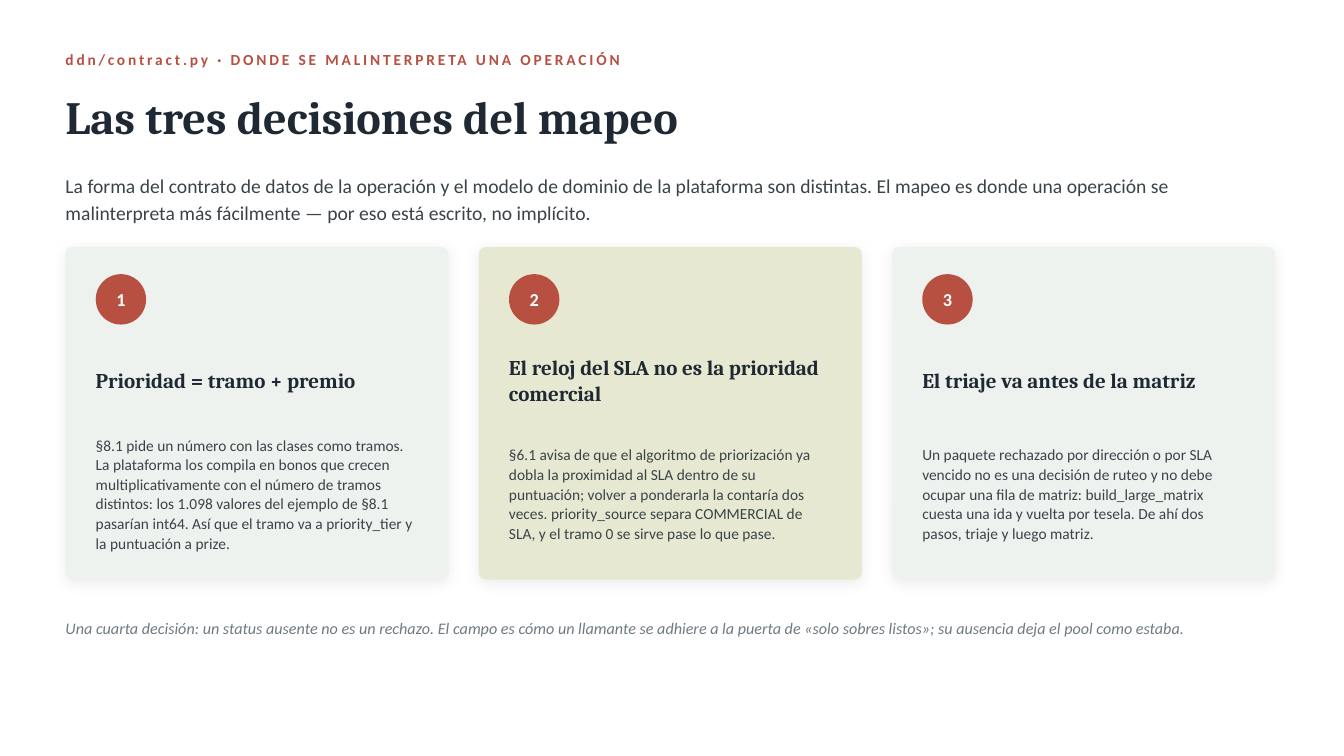
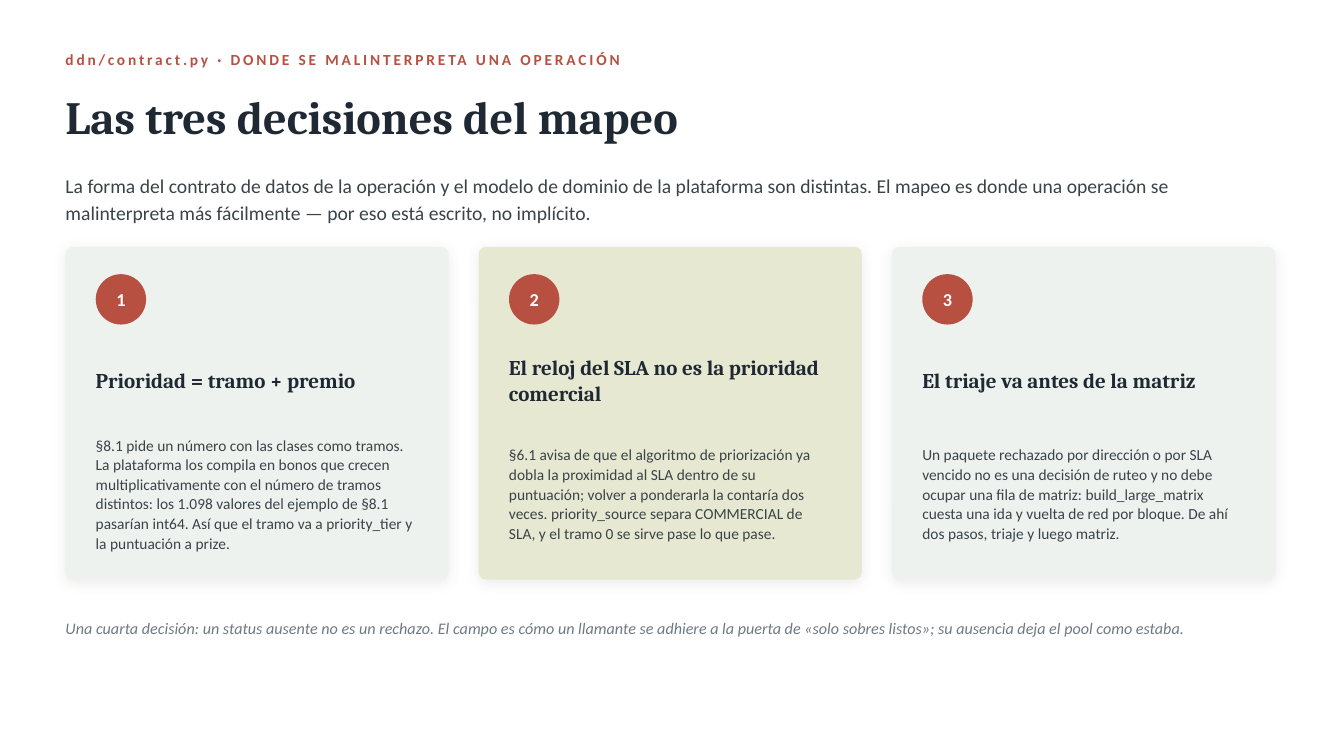
Before and after one commit to lvalverdeb/ddn, a slide deck: slide 6 of docs/presentaciones/02-paquetes-upstream.pptx. Drawn at 1344x756 pixels with LibreOffice and Linux fonts; fonts in the diff are those of the drawing. Boxes give left, top, right and bottom in pixels: in the first picture for what was removed or moved away, otherwise in the second. Text is boxed around its words. In the diff, an @@ line names an element or a change of style, - is before the commit and + after.

```diff
--- a/docs/presentaciones/02-paquetes-upstream.pptx
+++ b/docs/presentaciones/02-paquetes-upstream.pptx
@@ text at (922,449,1228,542): text changed @@
-Un paquete rechazado por dirección o por SLA vencido no es una decisión de ruteo y no debe ocupar una fila de matriz: build_large_matrix cuesta una ida y vuelta por tesela. De ahí dos pasos, triaje y luego matriz.
+Un paquete rechazado por dirección o por SLA vencido no es una decisión de ruteo y no debe ocupar una fila de matriz: build_large_matrix cuesta una ida y vuelta de red por bloque. De ahí dos pasos, triaje y luego matriz.
```
Also in this commit, not shown: 5 other slides changed, 11 other files.
